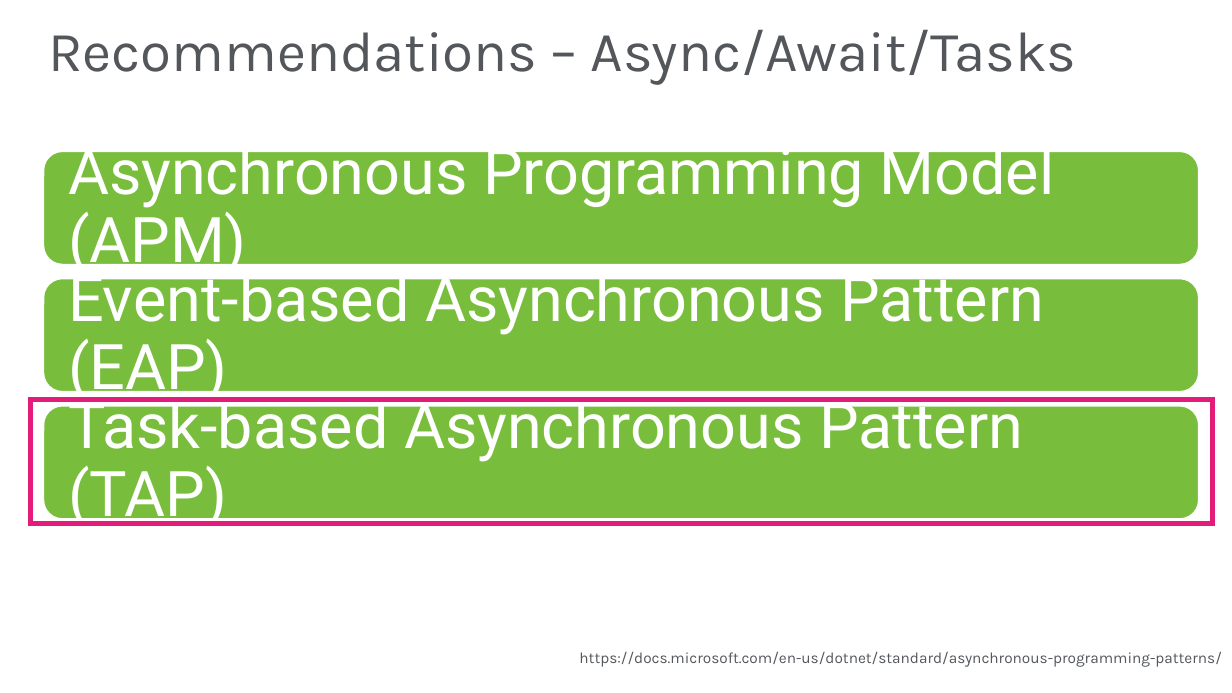
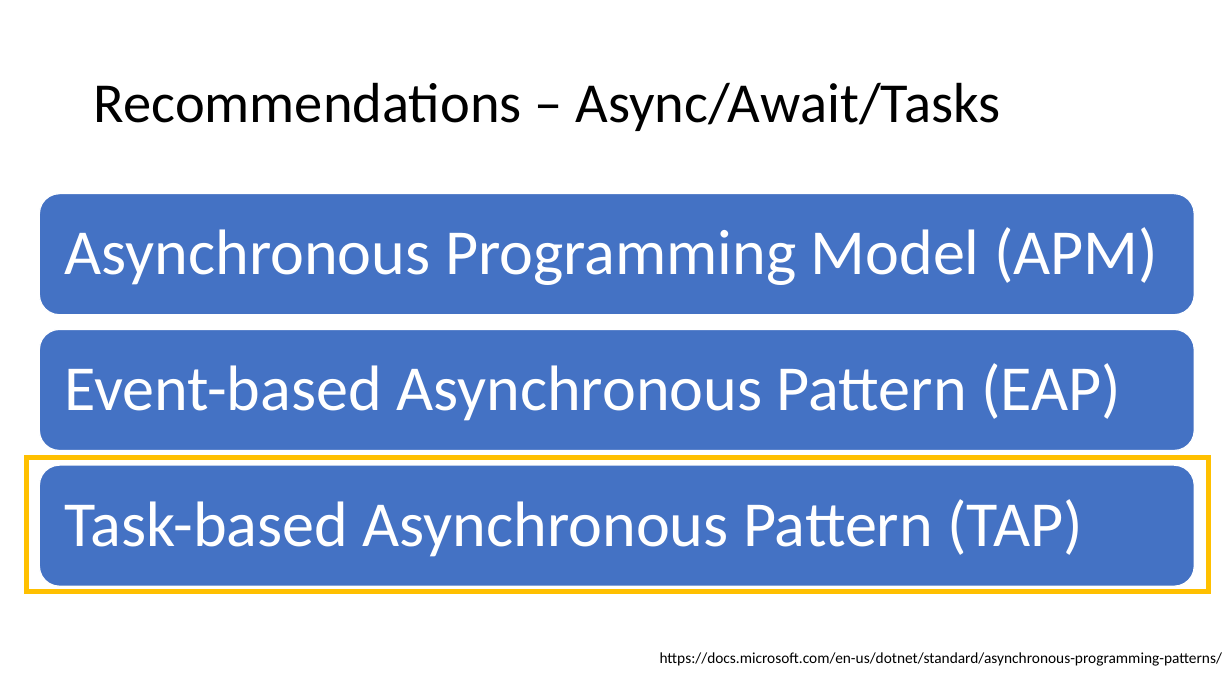
Before and after one commit to JasonBock/Presentations, a slide deck: slide 23 of Concurrent Programming in .NET.pptx. Drawn at 1232x693 pixels with LibreOffice and Linux fonts; fonts in the diff are those of the drawing; background and template pictures are left out. Boxes give left, top, right and bottom in pixels: in the first picture for what was removed or moved away, otherwise in the second. Text is boxed around its words. In the diff, an @@ line names an element or a change of style, - is before the commit and + after.

```diff
--- a/Concurrent Programming in .NET.pptx
+++ b/Concurrent Programming in .NET.pptx
@@ title "Recommendations – Async/Await/Tasks": place and size @@
-title "Recommendations – Async/Await/Tasks" at box(48, 29, 1077, 85)
+title "Recommendations – Async/Await/Tasks" at box(94, 82, 1000, 131)
@@ title "Recommendations – Async/Await/Tasks" at box(94, 82, 1000, 131): font Karla to Calibri, text colour #53565A to #000000 @@
@@ rounded rectangle: place and size @@
-rounded rectangle at box(43, 152, 1199, 264)
+rounded rectangle at box(40, 194, 1195, 315)
@@ text "Asynchronous Programming Model (APM)": place and size @@
-text "Asynchronous Programming Model (APM)" at box(68, 136, 1055, 277)
+text "Asynchronous Programming Model (APM)" at box(65, 227, 1158, 285)
@@ rounded rectangle: place and size @@
-rounded rectangle at box(43, 279, 1199, 392)
+rounded rectangle at box(40, 329, 1195, 450)
@@ text "Event-based Asynchronous Pattern (EAP)": place and size @@
-text "Event-based Asynchronous Pattern (EAP)" at box(68, 264, 1044, 405)
+text "Event-based Asynchronous Pattern (EAP)" at box(65, 363, 1121, 421)
@@ rectangle: place and size @@
-rectangle at box(30, 400, 1214, 524)
+rectangle at box(26, 458, 1209, 592)
@@ rectangle at box(26, 458, 1209, 592): outline #E31C79 4 pt to #FFC000 4 pt @@
@@ fill #78BE3C to #4472C4 in 3 elements at box(40, 194, 1195, 315), box(40, 329, 1195, 450), box(40, 465, 1195, 586) @@
@@ rounded rectangle: place and size @@
-rounded rectangle at box(43, 406, 1199, 518)
+rounded rectangle at box(40, 465, 1195, 586)
@@ size 49 to 50 pt, font Roboto to Calibri in 3 elements at box(65, 227, 1158, 285), box(65, 363, 1121, 421), box(65, 499, 1083, 557) @@
@@ text "Task-based Asynchronous Pattern (TAP)": place and size @@
-text "Task-based Asynchronous Pattern (TAP)" at box(68, 391, 1023, 532)
+text "Task-based Asynchronous Pattern (TAP)" at box(65, 499, 1083, 557)
@@ text "https://docs.microsoft.com/en-us/dotnet/standard/asynchronou ..." at box(660, 652, 1222, 666): font Karla to Calibri, text colour #53565A to #000000 @@
@@ text "https://docs.microsoft.com/en-us/dotnet/standard/asynchronou ...": place and size @@
-text "https://docs.microsoft.com/en-us/dotnet/standard/asynchronou ..." at box(579, 651, 1221, 667)
+text "https://docs.microsoft.com/en-us/dotnet/standard/asynchronou ..." at box(660, 652, 1222, 666)
```
Also in this commit, not shown: 51 other slides changed, 3 slides added, 4 slides removed.
